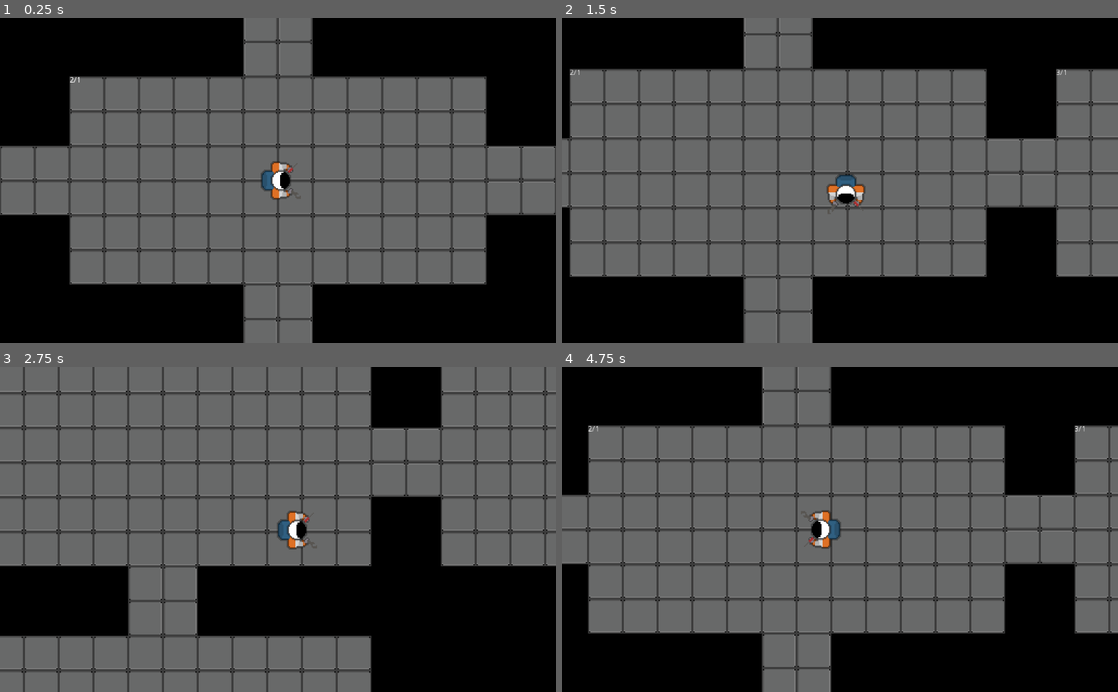
Above: before the commit, frames 1-4 (two rows, left to right).
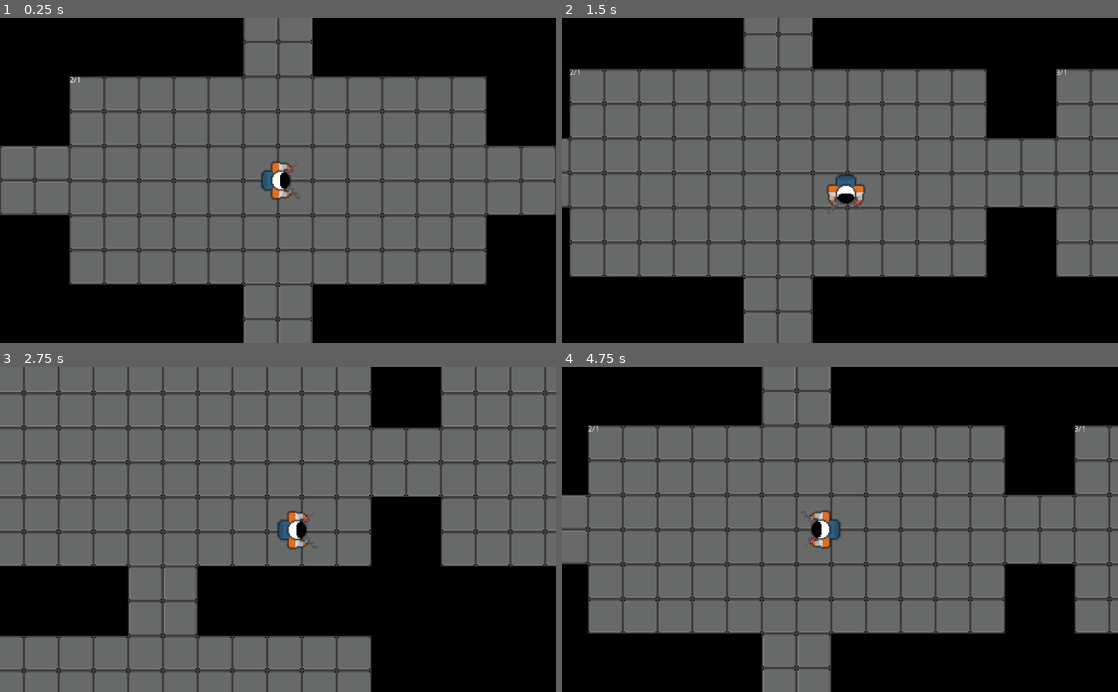
Above: after the commit, the same moments.

Repository: frankakn7/NothingIsPermanent
Game: Godot game, scene res://Main.tscn
The game is run twice, just before and just after one commit, with the same random seed, the same clock (stepped at 60 frames per second) and the same inputs.
Inputs:
- Up to frame 1 (0.25 s): no input
- Up to frame 2 (1.5 s): tap Enter at 0.5 s; hold D (move_right) 0.53-1.28 s; hold S (move_down) from 1.28 s (still down)
- Up to frame 3 (2.75 s): release S (move_down) at 2.03 s; hold D (move_right) from 2.03 s (still down)
- Up to frame 4 (4.75 s): release D (move_right) at 2.78 s; hold W (move_up) 2.78-3.53 s; hold A (move_left) from 3.53 s (still down)

The runs differ from the first frame. In frame 1, 0.4% of the frame differs, in the area x 0-100%, y 0-100%; in frame 2, 0.3%; in frame 3, 0.3%; in frame 4, 0.5%, in the area x 0-92%, y 0-100%.

Commit message:
fixed corridor generation
still double generates on corridors but on rooms that will be deleted in chunking

Diff:
--- a/Game_Files/RoomManager.gd
+++ b/Game_Files/RoomManager.gd
@@ -43,7 +43,8 @@
 	var offset_to_room_center_X = (room_instance.tile_pixel_width * room_instance.max_width) / 2
 	var offset_to_room_center_Y = (room_instance.tile_pixel_width * room_instance.max_height) / 2
 	room_instance.global_position = Vector2(parentPosition.x + offset_to_room_center_X, parentPosition.y + offset_to_room_center_Y)  + Vector2(offset_to_parent_X - offset_to_room_center_X, offset_to_parent_Y - offset_to_room_center_Y)
-	generateCorridors(room_instance.global_position, room_width, room_height, [offsetVector])
+	print("(%d,%d) didnt generate corridor" % [room_id.x, room_id.y], offsetVector)
+	generateCorridors(room_instance.global_position, room_width, room_height, [- offsetVector])
 	room_instance.connect("player_entered", self, "on_Enter")
 	room_instance.get_node("DebugControl/DebugRoomNB").text = "%d/%d" % [room_id.x, room_id.y]
 
@@ -82,7 +83,7 @@
 	room_instance.get_node("DebugControl/DebugRoomNB").text = "%d/%d" % [id.x, id.y]
 
 func on_Enter(id, roomPos):
-	print(rooms)
+	#print(rooms)
 	generateRoom(Vector2(0,1), roomPos, id)
 	generateRoom(Vector2(1,0), roomPos, id)
 	generateRoom(Vector2(-1,0), roomPos, id)
